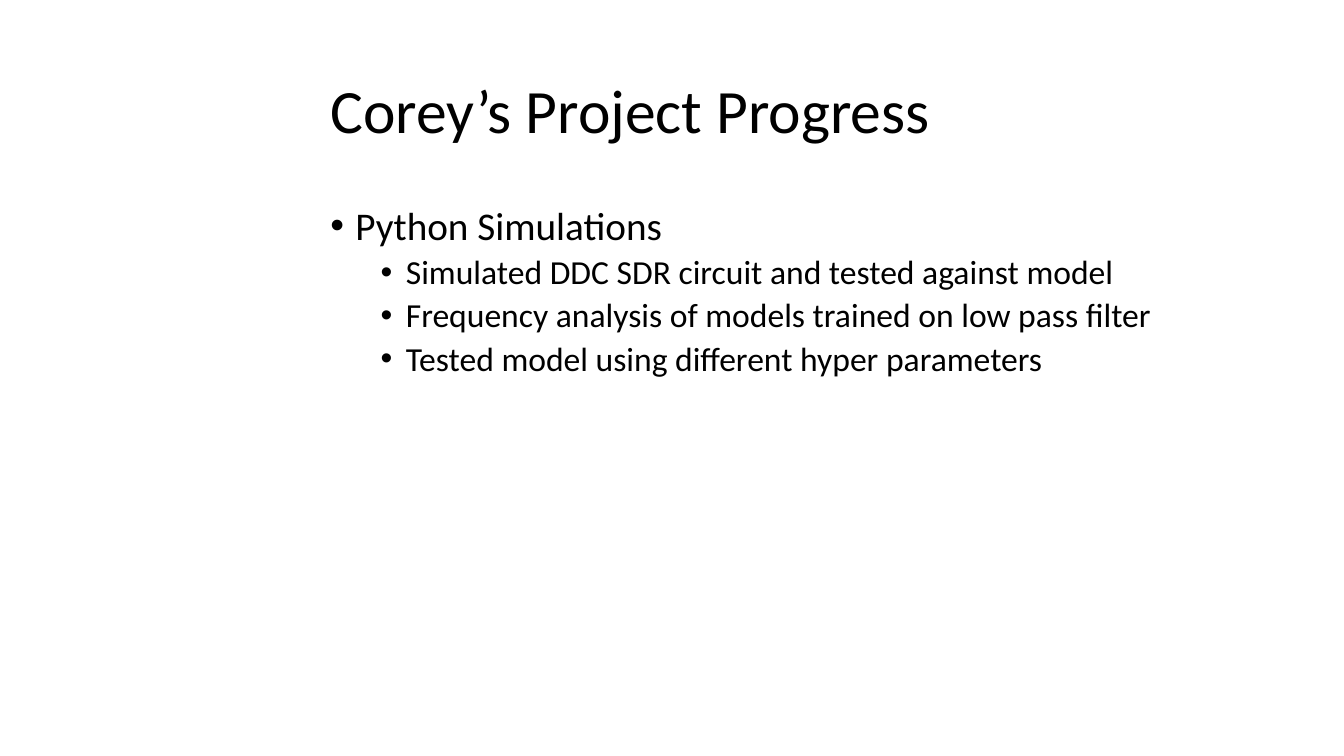
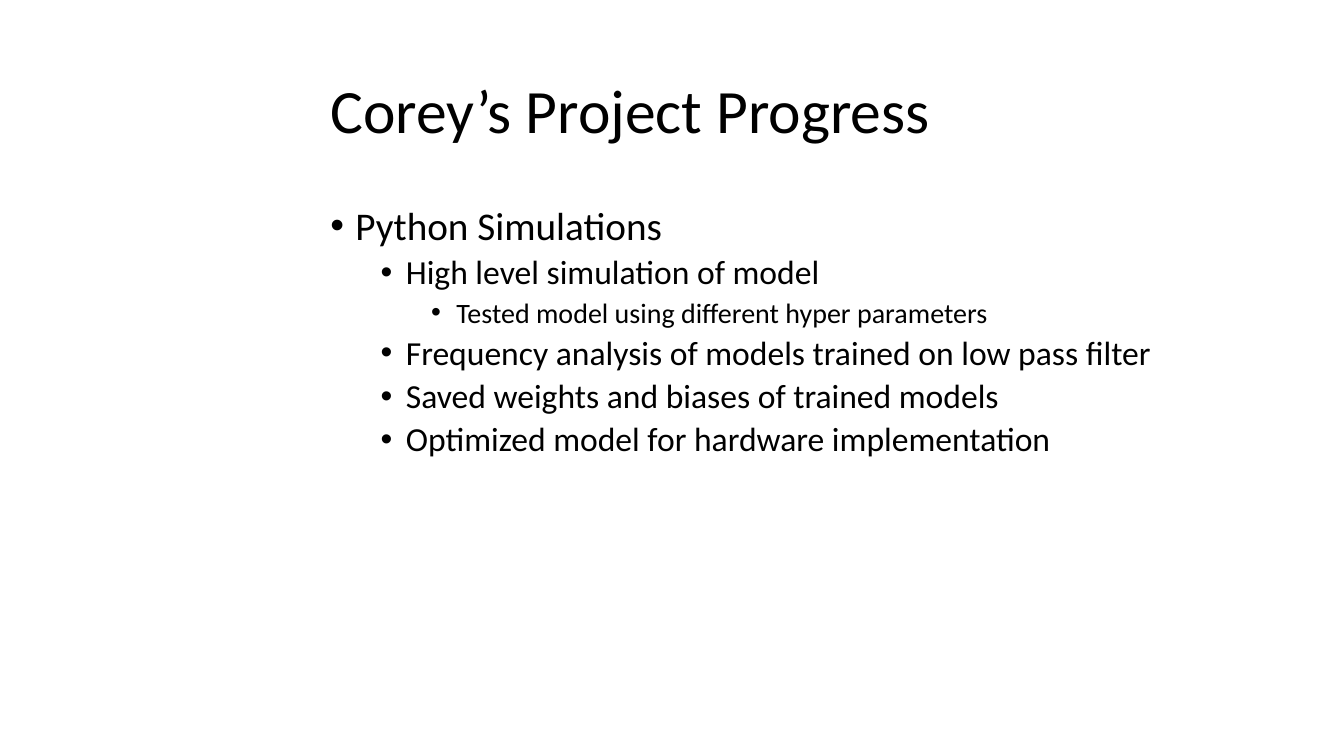
Before and after one commit to mayersjd/HardwareCNN, a slide deck: slide 3 of Presentations/ProjectPresentation_03-10-CB.pptx. Drawn at 1344x756 pixels with LibreOffice and Linux fonts; fonts in the diff are those of the drawing; background and template pictures are left out. Boxes give left, top, right and bottom in pixels: in the first picture for what was removed or moved away, otherwise in the second. Text is boxed around its words. In the diff, an @@ line names an element or a change of style, - is before the commit and + after.

```diff
--- a/Presentations/ProjectPresentation_03-10-CB.pptx
+++ b/Presentations/ProjectPresentation_03-10-CB.pptx
@@ text at (x1=406, y1=260, x2=987, y2=328): text changed; size 24 to 20 pt @@
-  • Simulated DDC SDR circuit and tested against model
+  • High level simulation of model
+    • Tested model using different hyper parameters
@@ text at (x1=406, y1=384, x2=1050, y2=457): text changed @@
-  • Tested model using different hyper parameters
+  • Saved weights and biases of trained models
+  • Optimized model for hardware implementation
```
Also in this commit, not shown: 8 other slides changed, 7 slides added.
